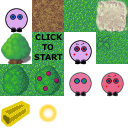
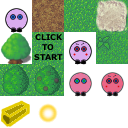
Layers edited between the first and the second (128, 128) image:
painted on "BushBerry" over [36, 70, 60, 93]
